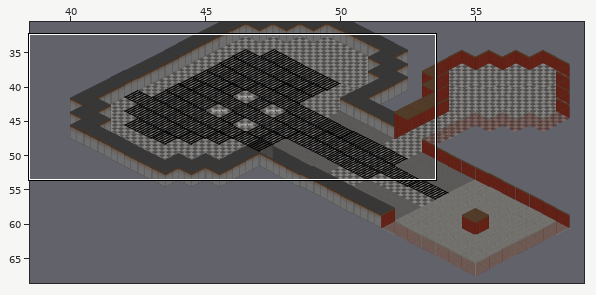
A Tiled map gets an edit: res/maps/dm_map01.tmx. The first picture is a wide view before the edit; the outline marks the close-up.
Close-up. First the earlier version:
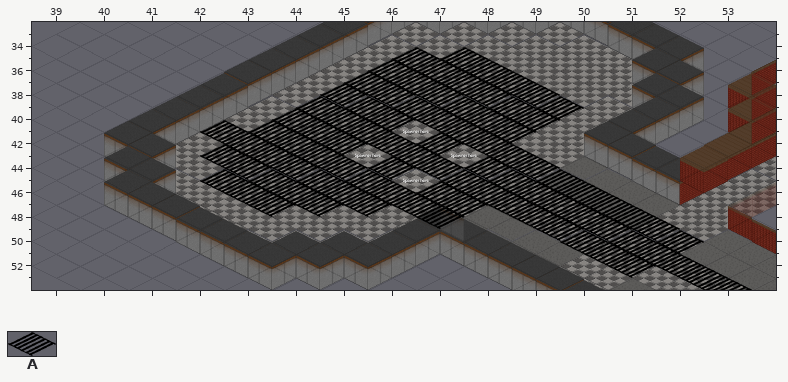
Cells are 128x65 px. Every second row is shifted by half a cell. Shown: x 39..53, y 33..53.
Key: from "railroad": A 0 "railroad".
_ is an empty cell.
Layers that did not change in this view are not listed.
Layer "Railroad" before, first column x 39:
33 _______________
34 _______________
35 _______AA______
36 _______AAA_____
37 ______AAAA_____
38 ______AAAAA____
39 _____AAAAAA____
40 _____AAAAAA____
41 ___AAAA_AA_____
42 ____AAAAAA_____
43 ___AAA_A_A_____
44 ____AAAAAAA____
45 ___AAAA_AAA____
46 ____AAAAAAAA___
47 ____AAAAAAAA___
48 ________A_AAA__
49 __________AAA__
50 ___________AAA_
51 ___________AA__
52 ____________AA_
53 _____________A_
After:
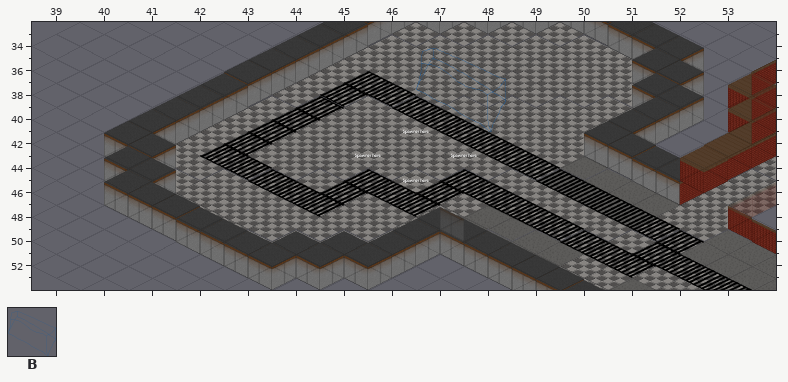
Further tiles: from "pumphouse": B 0 "pumphouse".
Tiles of an added or newly shown layer are drawn over the layers below it.
Change:
{"where": "layer \"Railroad\""}
{"y":35,"x":46,"old":"AA","new":"__"}
{"y":36,"x":46,"old":"AAA","new":"___"}
{"y":37,"x":46,"old":"AAA","new":"___"}
{"y":38,"x":47,"old":"AAA","new":"___"}
{"y":39,"x":45,"old":"A","new":"_"}
{"y":39,"x":47,"old":"AAA","new":"___"}
{"y":40,"x":45,"old":"AA","new":"__"}
{"y":40,"x":48,"old":"AA","new":"__"}
{"y":41,"x":42,"old":"A","new":"_"}
{"y":41,"x":44,"old":"AA","new":"__"}
{"y":41,"x":48,"old":"A","new":"_"}
{"y":42,"x":44,"old":"AAAA","new":"____"}
{"y":43,"x":43,"old":"AA","new":"__"}
{"y":43,"x":46,"old":"A","new":"_"}
{"y":44,"x":44,"old":"AAAAA","new":"_____"}
{"y":45,"x":42,"old":"A","new":"_"}
{"y":45,"x":44,"old":"A","new":"_"}
{"y":45,"x":48,"old":"A","new":"_"}
{"y":46,"x":43,"old":"A","new":"_"}
{"y":46,"x":49,"old":"A","new":"_"}
{"y":47,"x":43,"old":"A","new":"_"}
{"y":47,"x":45,"old":"A","new":"_"}
{"y":47,"x":47,"old":"A","new":"_"}
{"y":47,"x":49,"old":"A","new":"_"}
{"y":48,"x":47,"old":"A","new":"_"}
{"y":48,"x":50,"old":"A","new":"_"}
{"y":49,"x":50,"old":"A","new":"_"}
{"y":50,"x":51,"old":"A","new":"_"}
{"where": "layer \"Pumphouse\" (added)"}
{"y":40,"x":47,"old":"_","new":"B"}
{"label":"changed","picture_box":[200,47,656,254]}
